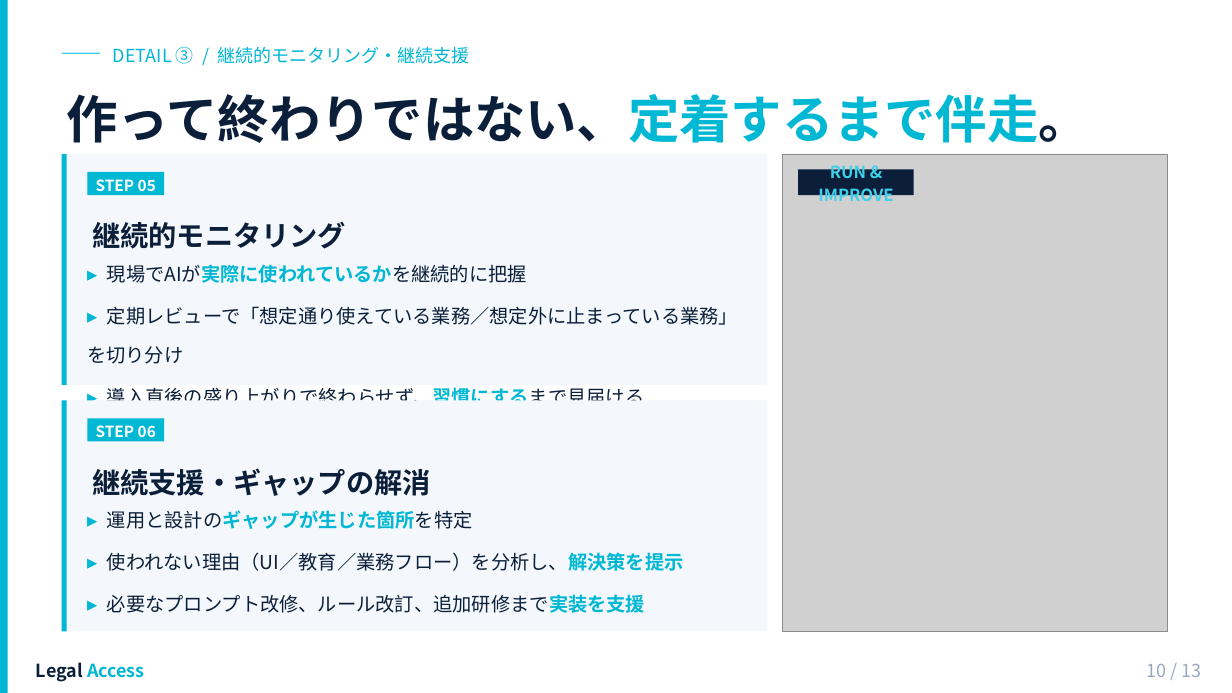
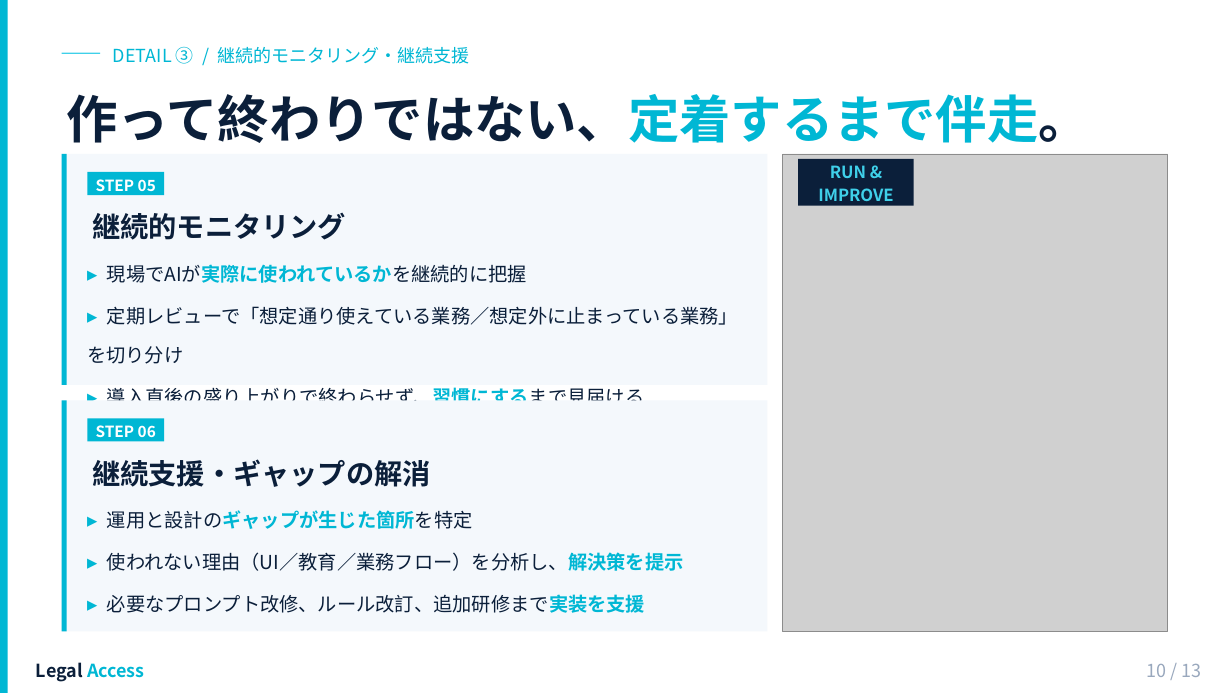
Before and after one commit to Legal-Access/marketing-slides, a slide deck: slide 10 of 44_法務生成AI導入ロードマップ策定・推進/法務生成AIスライド作成/20260517_LegalAccess_法務AIロードマップ提案.pptx. Drawn at 1232x693 pixels with LibreOffice and Linux fonts; fonts in the diff are those of the drawing; grey boxes stand for pictures. Boxes give left, top, right and bottom in pixels: in the first picture for what was removed or moved away, otherwise in the second. Text is boxed around its words. In the diff, an @@ line names an element or a change of style, - is before the commit and + after.

```diff
--- a/44_法務生成AI導入ロードマップ策定・推進/法務生成AIスライド作成/20260517_LegalAccess_法務AIロードマップ提案.pptx
+++ b/44_法務生成AI導入ロードマップ策定・推進/法務生成AIスライド作成/20260517_LegalAccess_法務AIロードマップ提案.pptx
@@ rectangle resized from (x1=799, y1=169, x2=914, y2=195) to (x1=799, y1=159, x2=914, y2=206) @@
@@ text "継続的モニタリング" moved from (x1=92, y1=222, x2=346, y2=249) to (x1=92, y1=213, x2=346, y2=240) @@
@@ text "継続支援・ギャップの解消" moved from (x1=92, y1=468, x2=430, y2=496) to (x1=92, y1=459, x2=430, y2=487) @@
```
Also in this commit, not shown: 12 other slides changed.
